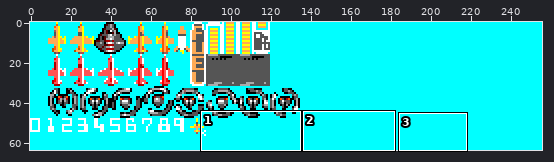
Sprite sheet -- data/img/sprites.png. Above, an overview of the earlier version with the close-up marked.
Close-up. As it was:
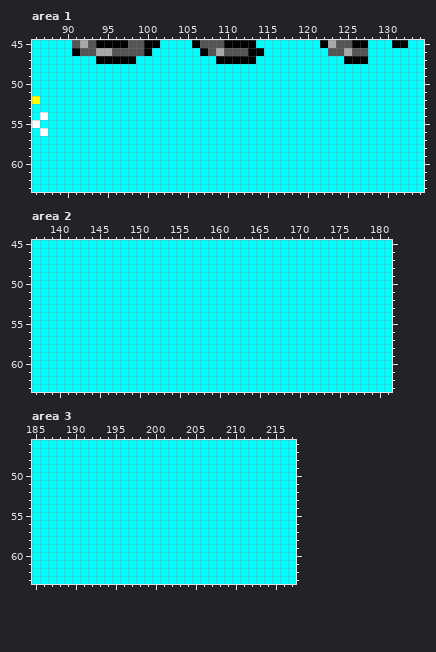
The file is 256x64 pixels. Shown: area 1: x 86..134, y 45..63; area 2: x 137..181, y 45..63; area 3: x 185..217, y 46..63.
New version:
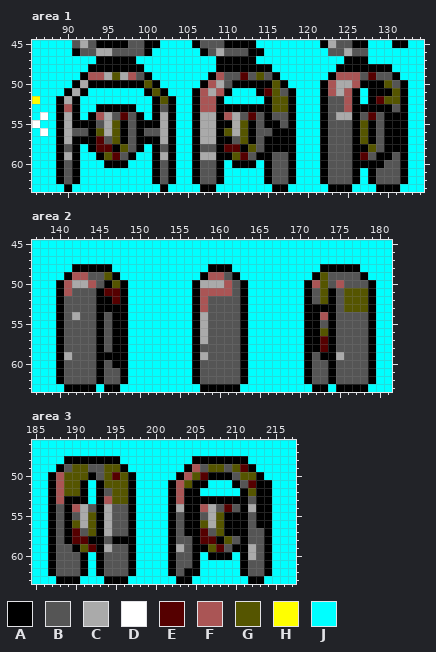
Palette (. is transparent): A #000000  B #555555  C #aaaaaa  D #ffffff  E #550000  F #aa5555  G #555500  H #ffff00  J #00ffff
Diff:
Area 1:
y 48: x 93..99 JJJJJJJ -> AAAAAAA; x 109..115 JJJJJJJ -> AAAAAAA; x 124..130 JJJJJJJ -> AAAAAAA
y 49: x 92..100 JJJJJJJJJ -> AFFCGCFBA; x 108..116 JJJJJJJJJ -> AFBBEBGBA; x 123..131 JJJJJJJJJ -> AFFFBEBBA
y 50: x 91..101 JJJJJJJJJJJ -> ACAAAAAAAGA; x 107..117 JJJJJJJJJJJ -> AFCBAAAAAGA; x 122..132 JJJJJJJJJJJ -> AFCCFAAAGBA
y 51: x 90..92 JJJ -> ACA; x 100..102 JJJ -> AGA; x 106..110 JJJJJ -> AFCFA; x 114..118 JJJJJ -> AEGBA; x 122..126 JJJJJ -> AFCFA; x 128..132 JJJJJ -> AAAGA
y 52: x 89..91 JJJ -> ACA; x 101..103 JJJ -> AGA; x 106..109 JJJJ -> AFFA; x 115..118 JJJJ -> AGGA; x 122..126 JJJJJ -> ABBFA; x 128..132 JJJJJ -> AEGGA
y 53: x 89..91 JJJ -> AFA; x 94..98 JJJJJ -> AAAAA; x 101..103 JJJ -> ABA; x 106..118 JJJJJJJJJJJJJ -> AFFAAAAAAAGGA; x 122..132 JJJJJJJJJJJ -> ABBFAAAAABA
y 54: x 89..91 JJJ -> ACA; x 93..99 JJJJJJJ -> AFCBEBA; x 101..103 JJJ -> ACA; x 106..118 JJJJJJJJJJJJJ -> ACCAFCBEBABBA; x 122..132 JJJJJJJJJJJ -> ABCCABEBAAA
y 55: x 89..103 JJJJJJJJJJJJJJJ -> ACAAABCGABAAACA; x 106..118 JJJJJJJJJJJJJ -> ACCAACGABAABA; x 122..132 JJJJJJJJJJJ -> ABBBAGABAAA
y 56: x 89..103 JJJJJJJJJJJJJJJ -> ACBBAGCGABABBCA; x 106..118 JJJJJJJJJJJJJ -> ACCAGCGABBAAA; x 122..132 JJJJJJJJJJJ -> ABBBAGABAAA
y 57: x 89..103 JJJJJJJJJJJJJJJ -> ACAAAEBGABAAACA; x 106..118 JJJJJJJJJJJJJ -> ACCAABGABAAAA; x 122..132 JJJJJJJJJJJ -> ABBBAGABAAA
y 58: x 89..91 JJJ -> ABA; x 93..99 JJJJJJJ -> AEEAGBA; x 101..103 JJJ -> ABA; x 106..118 JJJJJJJJJJJJJ -> ABBAEEAGBAAAA; x 122..132 JJJJJJJJJJJ -> ABBBAAGBAAA
y 59: x 89..91 JJJ -> ACA; x 94..98 JJJJJ -> AGEBA; x 101..103 JJJ -> ACA; x 106..118 JJJJJJJJJJJJJ -> ACCAAGEBAABBA; x 122..132 JJJJJJJJJJJ -> ABBBAEBAABA
y 60: x 89..91 JJJ -> ABA; x 95..97 JJJ -> AAA; x 101..103 JJJ -> ABA; x 106..109 JJJJ -> ABBA; x 111..113 JJJ -> AAA; x 115..118 JJJJ -> ABBA; x 122..132 JJJJJJJJJJJ -> ABBBAAAABBA
y 61..62: x 89..91 JJJ -> ABA; x 101..103 JJJ -> ABA; x 106..109 JJJJ -> ABBA; x 115..118 JJJJ -> ABBA; x 122..126 JJJJJ -> ABBBA; x 128..132 JJJJJ -> ABBBA
y 63: x 90 J -> A; x 102 J -> A; x 107..108 JJ -> AA; x 116..117 JJ -> AA; x 123..125 JJJ -> AAA; x 129..131 JJJ -> AAA
Area 2:
y 48: x 142..146 JJJJJ -> AAAAA; x 159..161 JJJ -> AAA; x 173..177 JJJJJ -> AAAAA
y 49: x 141..147 JJJJJJJ -> AFFBBGA; x 158..162 JJJJJ -> AFFBA; x 172..178 JJJJJJJ -> AGBBBBA
y 50: x 140..148 JJJJJJJJJ -> AFCCFBAGA; x 157..163 JJJJJJJ -> ACCCFBA; x 171..179 JJJJJJJJJ -> AFGBFBBBA
y 51: x 140..148 JJJJJJJJJ -> AFBBBAEEA; x 157..163 JJJJJJJ -> AFFFFBA; x 171..179 JJJJJJJJJ -> ABGABGGGA
y 52: x 140..148 JJJJJJJJJ -> ABBBBAAEA; x 157..163 JJJJJJJ -> AFBBBBA; x 171..179 JJJJJJJJJ -> ABGABGGGA
y 53: x 140..148 JJJJJJJJJ -> ABBBBAAAA; x 157..163 JJJJJJJ -> AFBBBBA; x 171..179 JJJJJJJJJ -> AAAABGGGA
y 54: x 140..148 JJJJJJJJJ -> ABCBBABAA; x 157..163 JJJJJJJ -> ACBBBBA; x 171..179 JJJJJJJJJ -> AAFABBBBA
y 55: x 140..148 JJJJJJJJJ -> ABBBBABAA; x 157..163 JJJJJJJ -> ACBBBBA; x 171..179 JJJJJJJJJ -> AABABBBBA
y 56: x 140..148 JJJJJJJJJ -> ABBBBABAA; x 157..163 JJJJJJJ -> ACBBBBA; x 171..179 JJJJJJJJJ -> AAGABBBBA
y 57: x 140..148 JJJJJJJJJ -> ABBBBABAA; x 157..163 JJJJJJJ -> ACBBBBA; x 171..179 JJJJJJJJJ -> AAEABBBBA
y 58: x 140..148 JJJJJJJJJ -> ABBBBABAA; x 157..163 JJJJJJJ -> ABBBBBA; x 171..179 JJJJJJJJJ -> AAEABBBBA
y 59: x 140..148 JJJJJJJJJ -> ACBBBAAAA; x 157..163 JJJJJJJ -> ACBBBBA; x 171..179 JJJJJJJJJ -> ABAACBBBA
y 60: x 140..148 JJJJJJJJJ -> ABBBBABAA; x 157..163 JJJJJJJ -> ABBBBBA; x 171..179 JJJJJJJJJ -> ABBABBBBA
y 61..62: x 140..148 JJJJJJJJJ -> ABBBBABBA; x 157..163 JJJJJJJ -> ABBBBBA; x 171..179 JJJJJJJJJ -> ABBABBBBA
y 63: x 141..144 JJJJ -> AAAA; x 146..147 JJ -> AA; x 158..162 JJJJJ -> AAAAA; x 172..173 JJ -> AA; x 175..178 JJJJ -> AAAA
Area 3:
y 48: x 189..195 JJJJJJJ -> AAAAAAA; x 205..211 JJJJJJJ -> AAAAAAA
y 49: x 188..196 JJJJJJJJJ -> ABGGBBGGA; x 204..212 JJJJJJJJJ -> AFBGGBGEA
y 50: x 187..197 JJJJJJJJJJJ -> AFGGGABGEGA; x 203..213 JJJJJJJJJJJ -> AFGEAAABGGA
y 51: x 187..191 JJJJJ -> AFGGA; x 193..197 JJJJJ -> AGGGA; x 202..206 JJJJJ -> AFGAA; x 210..214 JJJJJ -> ABEAA
y 52: x 187..191 JJJJJ -> AFGGA; x 193..197 JJJJJ -> ABGGA; x 202..205 JJJJ -> AFAA; x 211..214 JJJJ -> AGAA
y 53: x 187..191 JJJJJ -> AFAAA; x 193..197 JJJJJ -> AFGGA; x 202..214 JJJJJJJJJJJJJ -> AFAAAAAAAABAA
y 54: x 187..197 JJJJJJJJJJJ -> ABAFCBACBBA; x 202..214 JJJJJJJJJJJJJ -> ACAAFCBEBACAA
y 55: x 187..197 JJJJJJJJJJJ -> ABABCGACBBA; x 202..214 JJJJJJJJJJJJJ -> ABAABCGAAABAA
y 56: x 187..197 JJJJJJJJJJJ -> ABAGCGACBBA; x 202..214 JJJJJJJJJJJJJ -> ABAAGCGAAABAA
y 57: x 187..197 JJJJJJJJJJJ -> ABAEBGACBBA; x 202..214 JJJJJJJJJJJJJ -> ABAAEBGAAABBA
y 58: x 187..197 JJJJJJJJJJJ -> ABAEEAABAAA; x 202..214 JJJJJJJJJJJJJ -> ABBAEEAGBABBA
y 59: x 187..197 JJJJJJJJJJJ -> ABBAGEACBBA; x 202..214 JJJJJJJJJJJJJ -> ACBAAGEBAACBA
y 60: x 187..191 JJJJJ -> ABBBA; x 193..197 JJJJJ -> ABBBA; x 202..205 JJJJ -> ABBA; x 207..209 JJJ -> AAA; x 211..214 JJJJ -> ACBA
y 61: x 187..191 JJJJJ -> ABBBA; x 193..197 JJJJJ -> ABBBA; x 202..205 JJJJ -> ABBA; x 211..214 JJJJ -> ABBA
y 62: x 187..191 JJJJJ -> ABBBA; x 193..197 JJJJJ -> ABBBA; x 202..205 JJJJ -> ABAA; x 211..214 JJJJ -> ABBA
y 63: x 188..190 JJJ -> AAA; x 194..196 JJJ -> AAA; x 203..204 JJ -> AA; x 212..213 JJ -> AA
Pixel boxes of the changes (left, top, right, bottom) in both close-ups:
changed: (56, 64, 296, 192)
changed: (320, 64, 408, 192)
changed: (56, 264, 128, 392)
changed: (192, 264, 248, 392)
changed: (304, 264, 376, 392)
changed: (48, 456, 272, 584)
